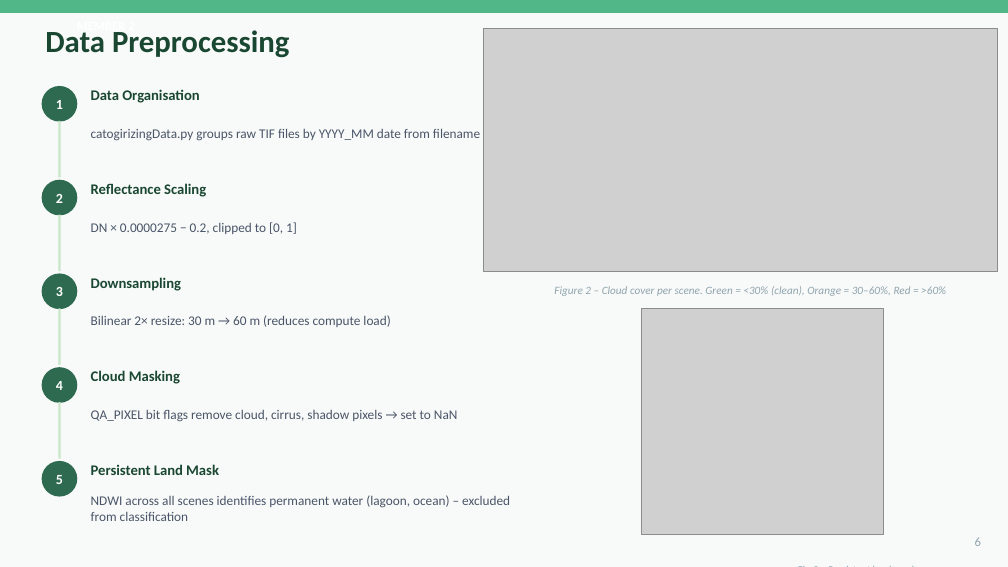
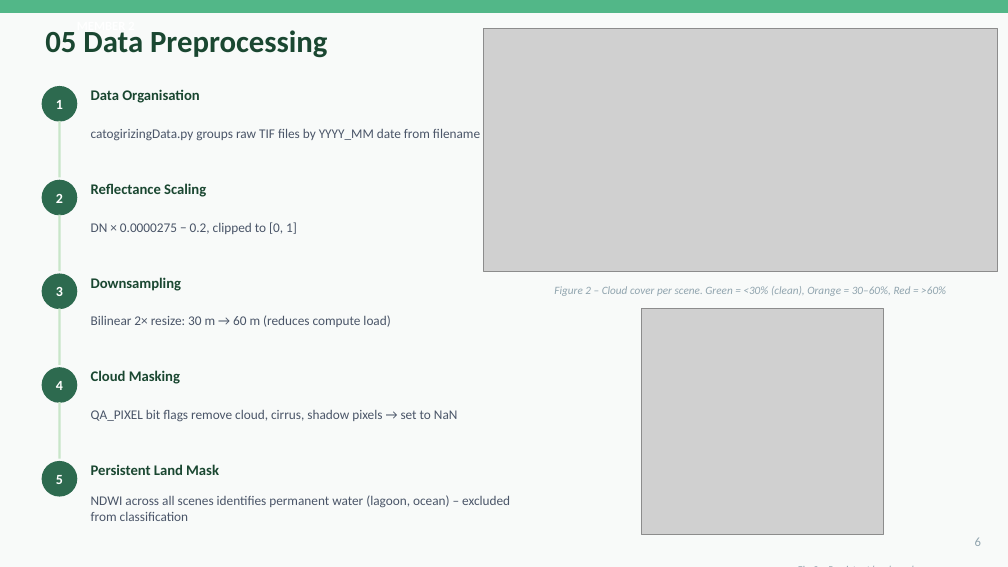
Before and after one commit to heyisula/terraShiftSriLanka, a slide deck: slide 6 of docs/Kalpitiya_Deforestation_Presentation.pptx. Drawn at 1008x567 pixels with LibreOffice and Linux fonts; fonts in the diff are those of the drawing; grey boxes stand for pictures. Boxes give left, top, right and bottom in pixels: in the first picture for what was removed or moved away, otherwise in the second. Text is boxed around its words. In the diff, an @@ line names an element or a change of style, - is before the commit and + after.

```diff
--- a/docs/Kalpitiya_Deforestation_Presentation.pptx
+++ b/docs/Kalpitiya_Deforestation_Presentation.pptx
@@ text at (45,30,327,58): text changed @@
-Data Preprocessing
+05 Data Preprocessing
```
Also in this commit, not shown: 14 other slides changed.
